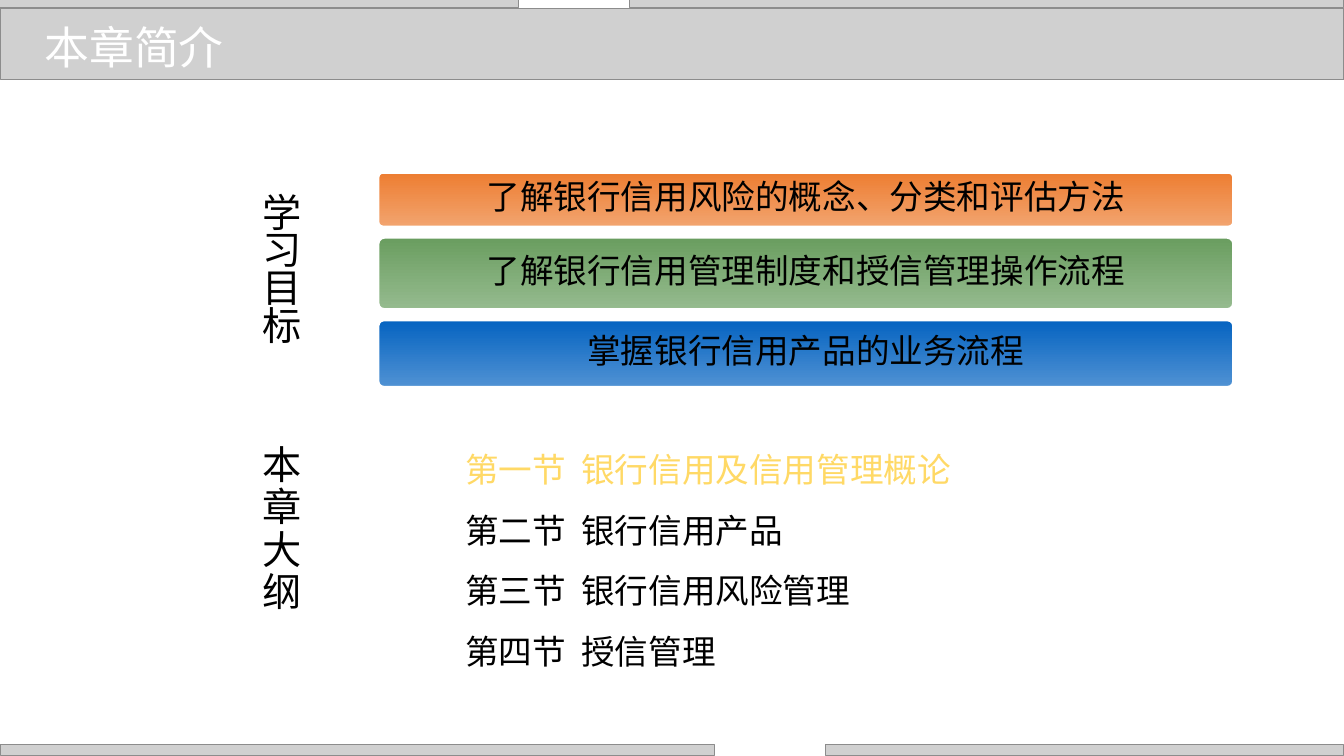
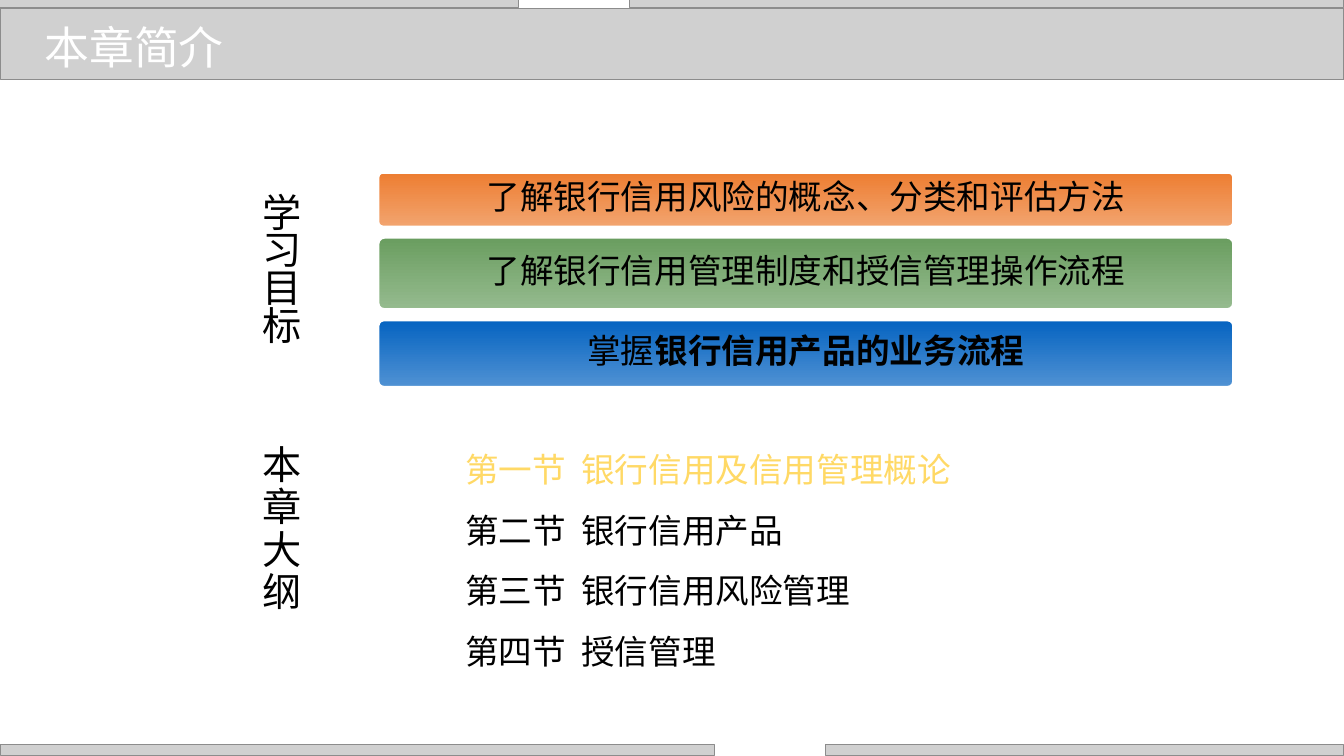
Before and after one commit to zhangjianzhang/internet_credit, a slide deck: slide 2 of files/slides/lecture_18.pptx. Drawn at 1344x756 pixels with LibreOffice and Linux fonts; fonts in the diff are those of the drawing; grey boxes stand for pictures; background and template pictures are left out. Boxes give left, top, right and bottom in pixels: in the first picture for what was removed or moved away, otherwise in the second. Text is boxed around its words. In the diff, an @@ line names an element or a change of style, - is before the commit and + after.

```diff
--- a/files/slides/lecture_18.pptx
+++ b/files/slides/lecture_18.pptx
@@ rounded rectangle "掌握银行信用产品的业务流程" at (378,320,1234,387): bold on in "掌握银行信用产品的业务流程" @@
```
Also in this commit, not shown: 10 other files.
